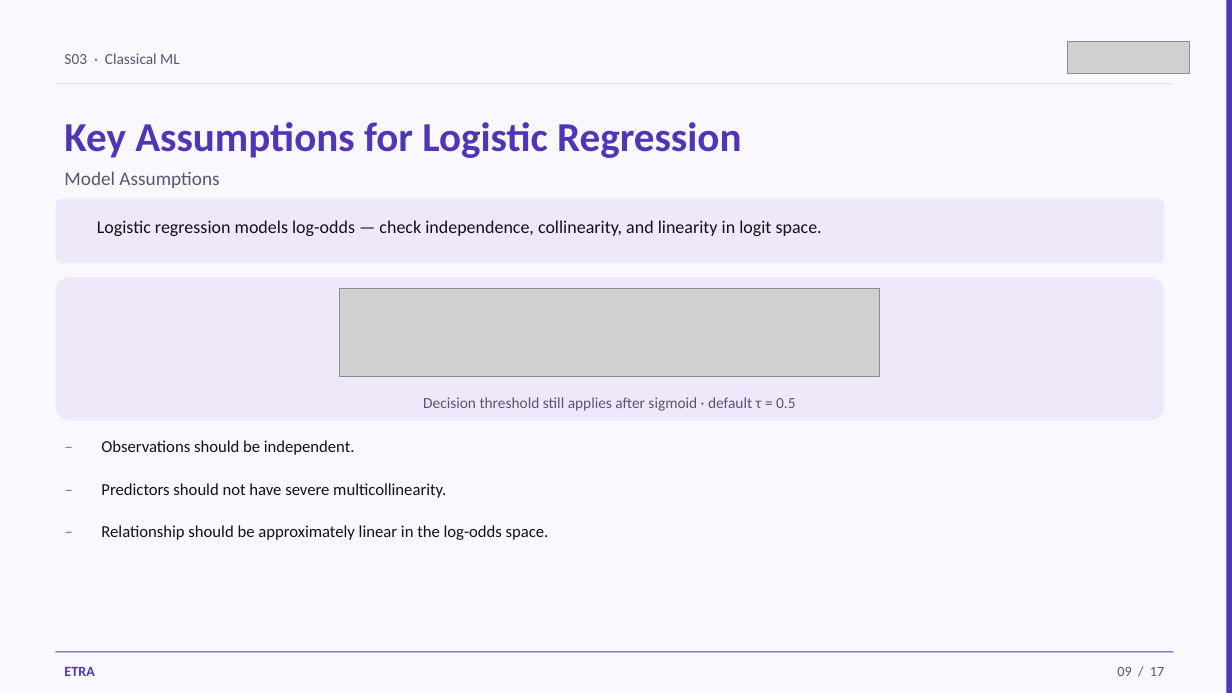
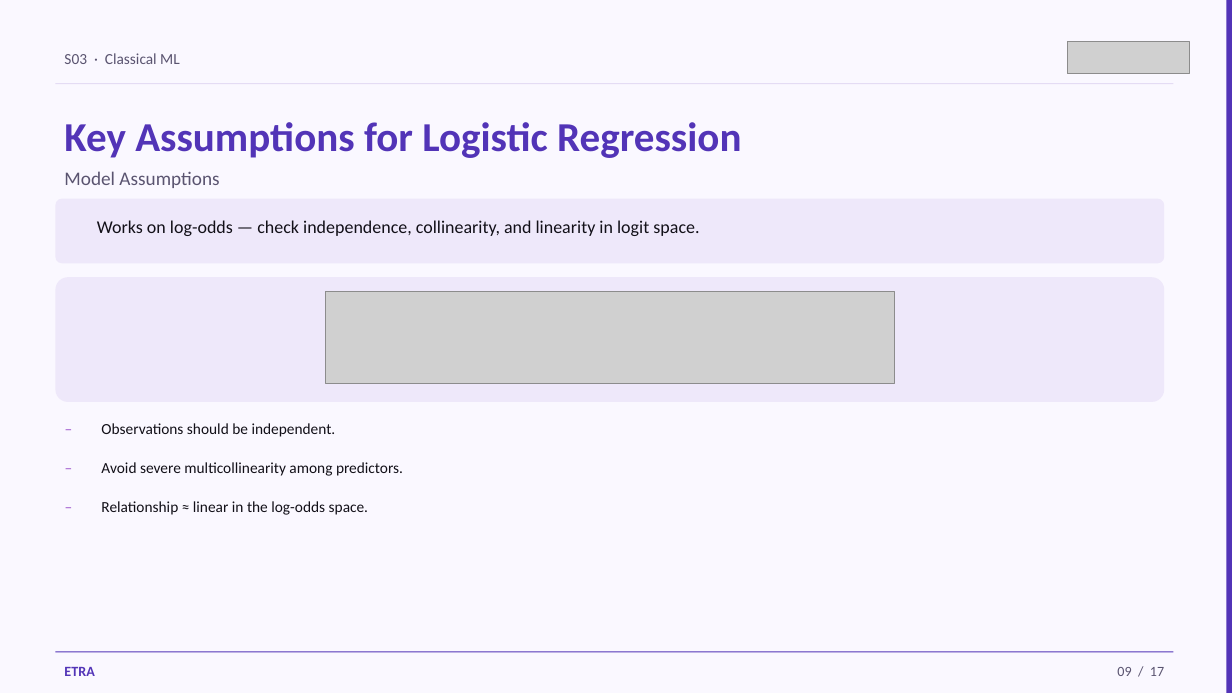
Before and after one commit to iksasa15/AI-ML, a slide deck: slide 9 of web-presentation/pdf-exports/Week1-Session3-Classification-Basics.pptx. Drawn at 1232x693 pixels with LibreOffice and Linux fonts; fonts in the diff are those of the drawing; grey boxes stand for pictures. Boxes give left, top, right and bottom in pixels: in the first picture for what was removed or moved away, otherwise in the second. Text is boxed around its words. In the diff, an @@ line names an element or a change of style, - is before the commit and + after.

```diff
--- a/web-presentation/pdf-exports/Week1-Session3-Classification-Basics.pptx
+++ b/web-presentation/pdf-exports/Week1-Session3-Classification-Basics.pptx
@@ text at (97, 220, 699, 236): text changed @@
-Logistic regression models log-odds — check independence, collinearity, and linearity in logit space.
+Works on log-odds — check independence, collinearity, and linearity in logit space.
@@ rounded rectangle: place and size @@
-rounded rectangle at (55, 277, 1165, 421)
+rounded rectangle at (55, 277, 1165, 402)
@@ picture: place and size @@
-picture at (340, 288, 880, 376)
+picture at (325, 291, 894, 384)
@@ text "–": place and size @@
-text "–" at (55, 432, 88, 470)
+text "–" at (55, 415, 88, 452)
@@ text "Observations should be independent.": place and size @@
-text "Observations should be independent." at (101, 440, 355, 455)
+text "Observations should be independent." at (101, 423, 336, 437)
@@ text removed at (423, 397, 795, 411) @@
-Decision threshold still applies after sigmoid · default τ = 0.5
@@ size 13 to 12 pt in 4 elements at (101, 423, 336, 437), (55, 415, 88, 452), (55, 493, 88, 530), (55, 454, 88, 491) @@
@@ text "–": place and size @@
-text "–" at (55, 517, 88, 555)
+text "–" at (55, 454, 88, 491)
@@ text at (101, 462, 403, 476): text changed; size 13 to 12 pt @@
-Predictors should not have severe multicollinearity.
+Avoid severe multicollinearity among predictors.
@@ text "–": place and size @@
-text "–" at (55, 474, 88, 513)
+text "–" at (55, 493, 88, 530)
@@ text at (101, 501, 368, 515): text changed; size 13 to 12 pt @@
-Relationship should be approximately linear in the log-odds space.
+Relationship ≈ linear in the log-odds space.
```
Also in this commit, not shown: 11 other slides changed, 2 slides added, 2 slides removed, 4 other files.
